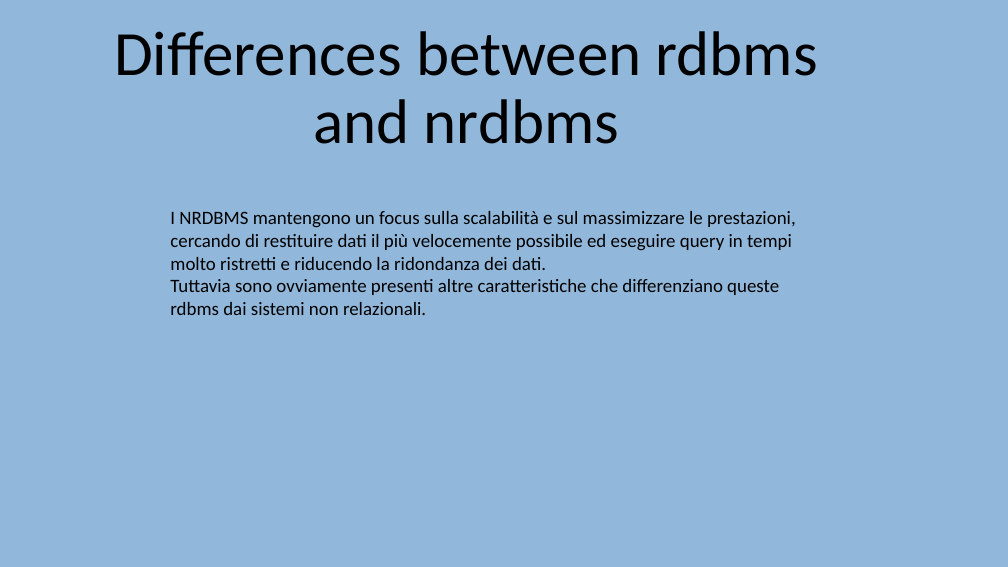
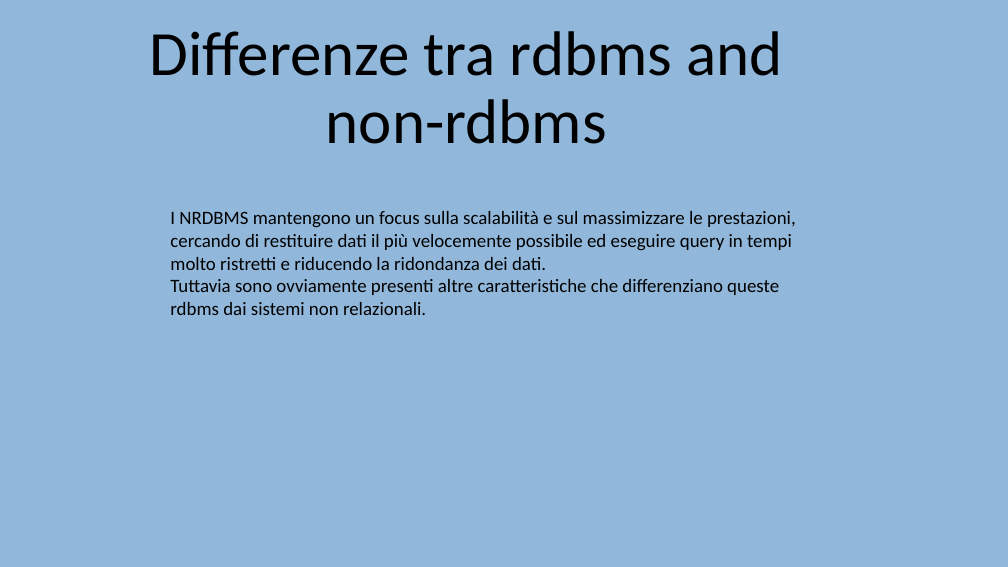
Before and after one commit to EmanueleCitarella/presentationAS, a slide deck: slide 23 of Sql vs NoSql.pptx. Drawn at 1008x567 pixels with LibreOffice and Linux fonts; fonts in the diff are those of the drawing. Boxes give left, top, right and bottom in pixels: in the first picture for what was removed or moved away, otherwise in the second. Text is boxed around its words. In the diff, an @@ line names an element or a change of style, - is before the commit and + after.

```diff
--- a/Sql vs NoSql.pptx
+++ b/Sql vs NoSql.pptx
@@ title at (150,31,782,144): text changed @@
-Differences between rdbms and nrdbms
+Differenze tra rdbms and non-rdbms
```
Also in this commit, not shown: 22 other slides changed, 1 slide added, 2 slides removed, 1 other file.
